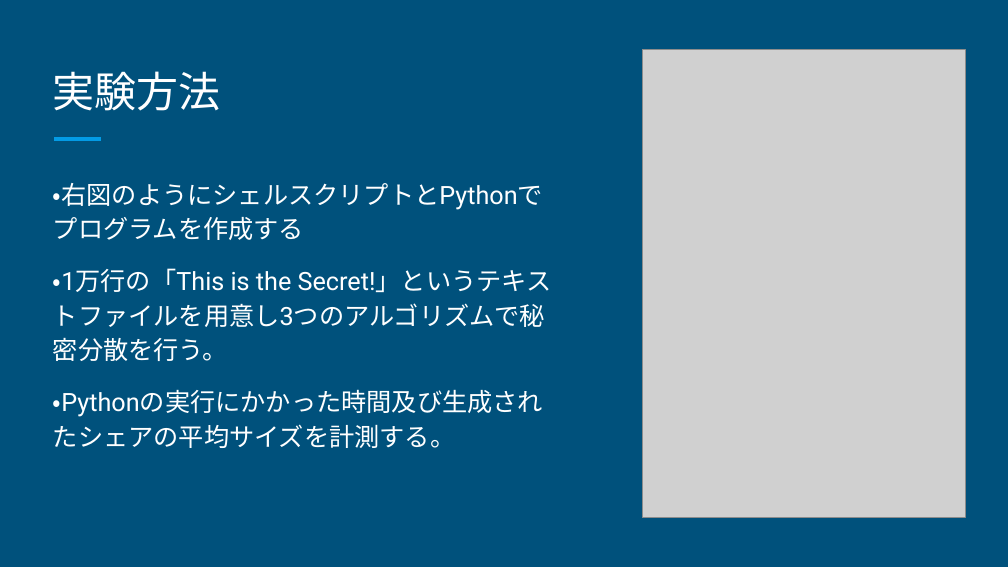
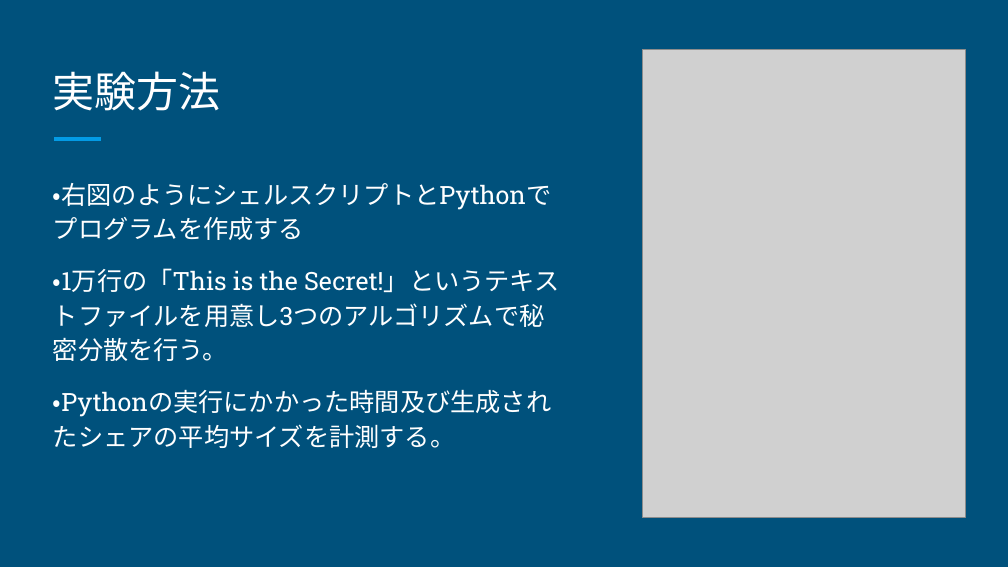
Before and after one commit to Yuu-taremayu/myresearch2, a slide deck: slide 4 of proceeding/my_proceeding/16437_P0.pptx. Drawn at 1008x567 pixels with LibreOffice and Linux fonts; fonts in the diff are those of the drawing; grey boxes stand for pictures. Boxes give left, top, right and bottom in pixels: in the first picture for what was removed or moved away, otherwise in the second. Text is boxed around its words. In the diff, an @@ line names an element or a change of style, - is before the commit and + after.

Commit message:
cleaning font

```diff
--- a/proceeding/my_proceeding/16437_P0.pptx
+++ b/proceeding/my_proceeding/16437_P0.pptx
@@ text "・右図のようにシェルスクリプトとPythonでプログラムを作成する" at (53,183,559,448): font Roboto to Roboto Slab @@
```
Also in this commit, not shown: 5 other slides changed.
